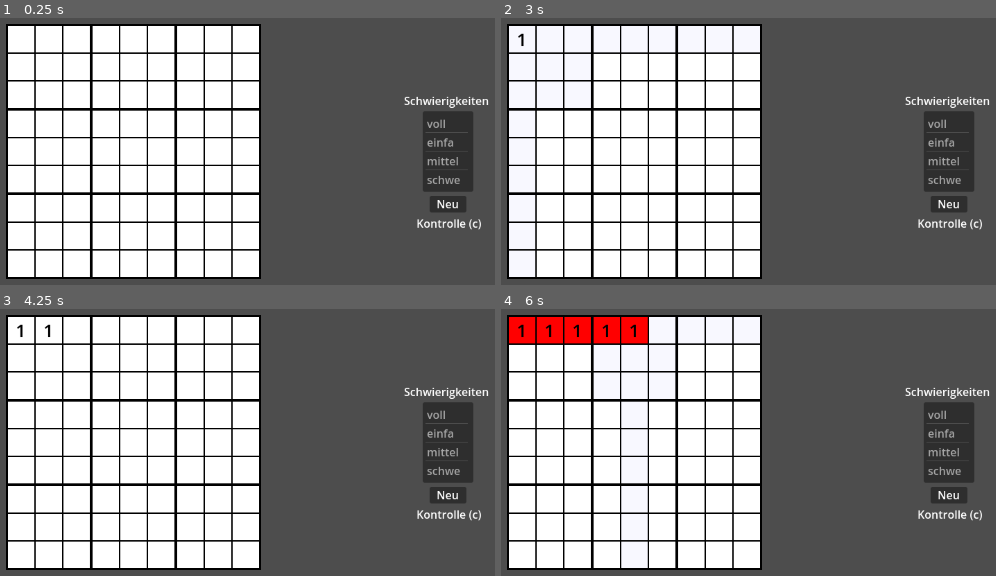
Above: before the commit, frames 1-4 (two rows, left to right).
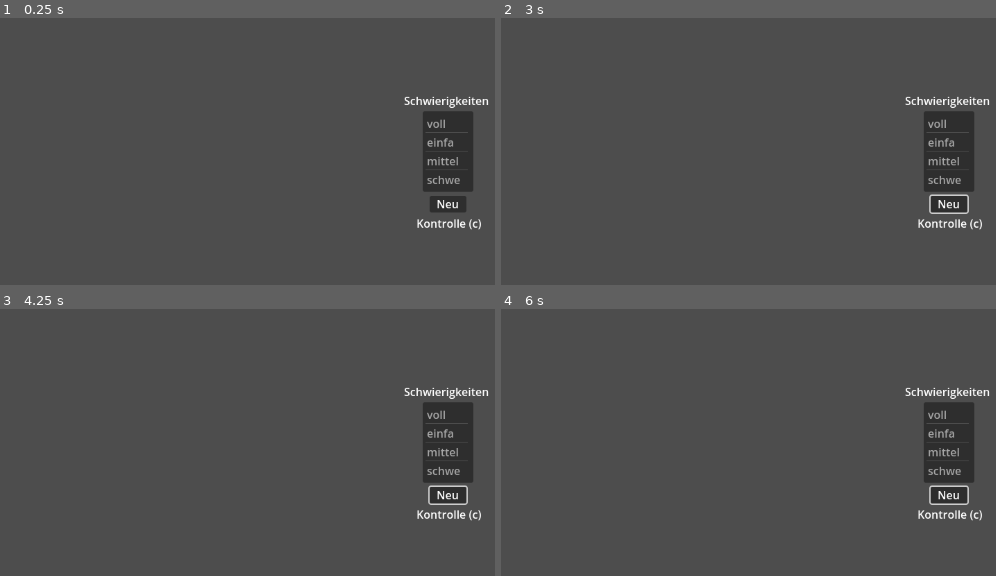
Above: after the commit, the same moments.

Repository: hfred0/Sudoku
Game: Godot game, scene res://main.tscn
Two runs of this game, one before a commit and one after it. Both use one fixed random seed, a clock stepped at 60 frames per second and the inputs below.
Inputs (mouse positions are in pixels of both pictures, inside the frame that each line leads up to):
- Up to frame 1 (0.25 s): no input
- Up to frame 2 (3 s): click "Neu" at 0.5 s; click "Neu" at 1.25 s; click "Neu" at 2 s; tap Enter at 2.75 s; move the mouse to (520, 39) at 2.77 s; hold C (check) from 2.78 s (still down); click (520, 39) at 2.92 s
- Up to frame 3 (4.25 s): tap Space at 3.5 s; move the mouse to (49, 330) at 3.52 s; release C (check) at 3.53 s; tap C (check) at 3.6 s; click (49, 330) at 3.67 s
- Up to frame 4 (6 s): tap Enter at 4.25, 5.75 s; move the mouse to (575, 330) at 4.27 s; hold C (check) 4.28-5.03 s; click (575, 330) at 4.42 s; tap Space at 5 s; move the mouse to (604, 330) at 5.02 s; tap C (check) at 5.1 s; click (604, 330) at 5.17 s; move the mouse to (634, 330) at 5.77 s; hold C (check) from 5.78 s (still down); click (634, 330) at 5.92 s

The runs differ from the first frame. In frame 1, 48% of the frame differs, in the area x 1-53%, y 2-98%; in frame 2, 48%; in frame 3, 48%; in frame 4, 48%, in the area x 1-95%, y 2-98%.

Commit message:
Add files via upload
Signed-off-by: hfred0 <160284400+hfred0@users.noreply.github.com>

Diff:
--- a/Knopf.tscn
+++ b/Knopf.tscn
@@ -1,6 +1,6 @@
 [gd_scene load_steps=5 format=3 uid="uid://dkgwamsgxmyep"]
 
-[ext_resource type="Script" path="res://Knopf.gd" id="1_ymna3"]
+[ext_resource type="Script" path="res://Sripts/Knopf.gd" id="1_ys5ff"]
 
 [sub_resource type="RectangleShape2D" id="RectangleShape2D_ctu3s"]
 size = Vector2(40, 40)
@@ -13,7 +13,7 @@
 
 [node name="Area2D" type="Area2D"]
 process_mode = 3
-script = ExtResource("1_ymna3")
+script = ExtResource("1_ys5ff")
 
 [node name="ColorRect" type="ColorRect" parent="."]
 anchors_preset = 8
--- a/main.tscn
+++ b/main.tscn
@@ -1,11 +1,11 @@
 [gd_scene load_steps=4 format=3 uid="uid://c4373c8oyc40f"]
 
-[ext_resource type="Script" path="res://main.gd" id="1_ft2wi"]
-[ext_resource type="Script" path="res://Schwierigkeiten.gd" id="2_t1325"]
-[ext_resource type="Script" path="res://ResetKnopf.gd" id="3_o8y8q"]
+[ext_resource type="Script" path="res://Sripts/main.gd" id="1_eggku"]
+[ext_resource type="Script" path="res://Sripts/Schwierigkeiten.gd" id="2_1qbee"]
+[ext_resource type="Script" path="res://Sripts/ResetKnopf.gd" id="3_7r6bk"]
 
 [node name="main" type="Node2D"]
-script = ExtResource("1_ft2wi")
+script = ExtResource("1_eggku")
 Schwierigkeit = 1
 
 [node name="Camera2D" type="Camera2D" parent="."]
@@ -27,7 +27,7 @@
 item_1/text = "einfach"
 item_2/text = "mittel"
 item_3/text = "schwer"
-script = ExtResource("2_t1325")
+script = ExtResource("2_1qbee")
 
 [node name="Label" type="Label" parent="Camera2D"]
 offset_left = 390.0
@@ -41,7 +41,7 @@
 offset_top = 64.0
 offset_right = 480.0
 offset_bottom = 88.0
-script = ExtResource("3_o8y8q")
+script = ExtResource("3_7r6bk")
 
 [node name="Label" type="Label" parent="Camera2D/Button"]
 layout_mode = 0
